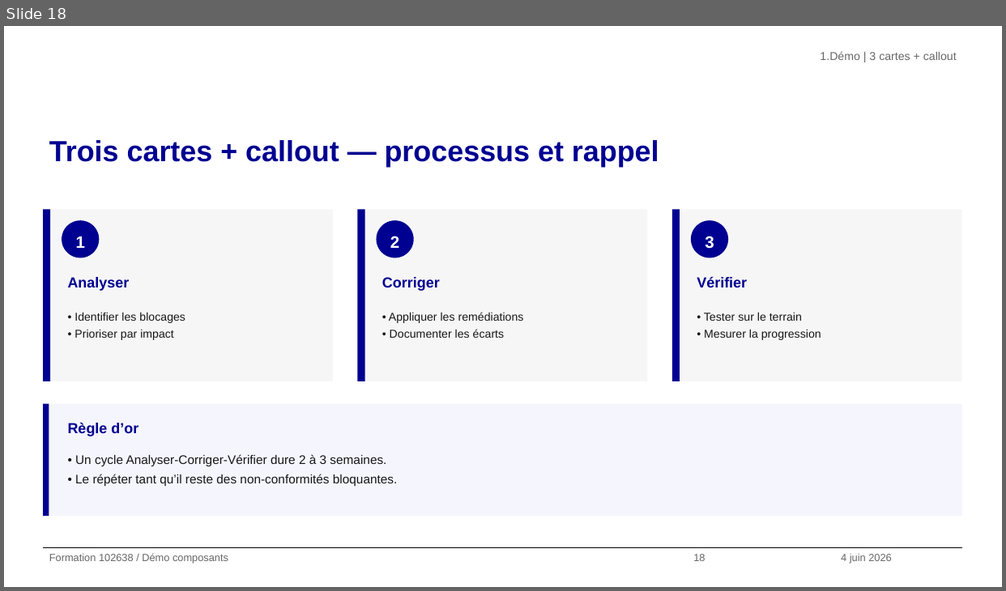
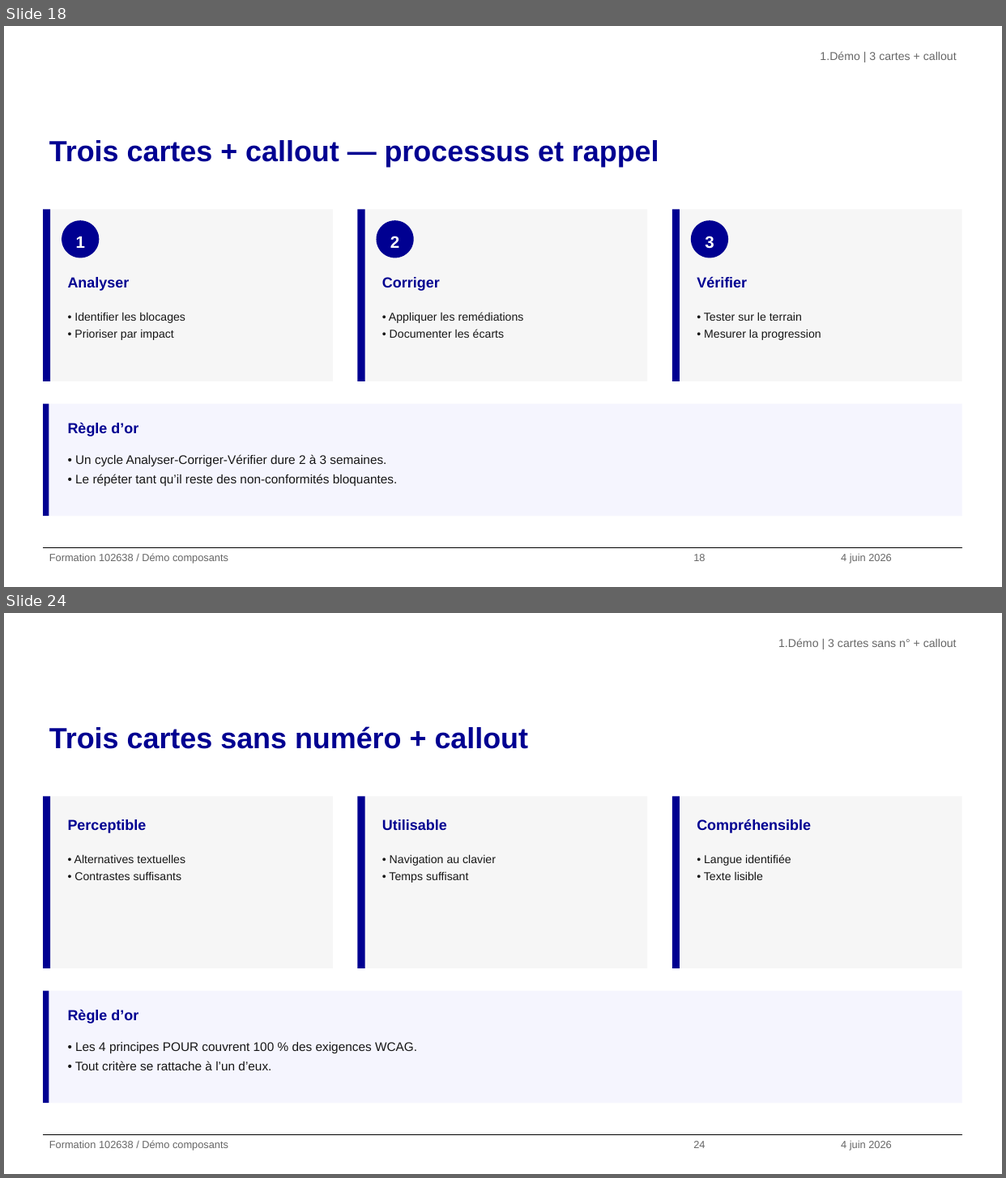
Before and after one commit to alexandra-guiderdoni/usine-fabrication-igpde-102846-ay11, a slide deck: demo-template-dsfr.pptx. Shown one above the other, each under a label of ours: slide 18 before the commit, slides 18 and 24 after it; the slides between them are not shown. The pictures are 1006x591 and 1006x1178 pixels, drawn with LibreOffice and Linux fonts; fonts in the diff are those of the drawing; background and template pictures are left out. Boxes give left, top, right and bottom in pixels: in the first picture for what was removed or moved away, otherwise in the second. Text is boxed around its words. In the diff, an @@ line names an element or a change of style, - is before the commit and + after.

```diff
--- a/demo-template-dsfr.pptx
+++ b/demo-template-dsfr.pptx
@@ slide 24 added at [4, 613, 1002, 1174], background #FFFFFF; not listed: 1 template element that a slide beside it also shows @@
@@ text added at [778, 638, 957, 647], 11 pt, text #666666 @@
+1. Démo | 3 cartes sans n° + callout
@@ title added at [49, 726, 529, 749], 28 pt, text #000091, bold @@
+Trois cartes sans numéro + callout
@@ rectangle added at [43, 796, 50, 969], fill #000091 @@
@@ rectangle added at [50, 796, 333, 969], fill #F6F6F6 @@
@@ rectangle added at [357, 796, 364, 969], fill #000091 @@
@@ rectangle added at [364, 796, 647, 969], fill #F6F6F6 @@
@@ rectangle added at [672, 796, 680, 969], fill #000091 @@
@@ rectangle added at [680, 796, 962, 969], fill #F6F6F6 @@
@@ text added at [68, 820, 147, 833], 14 pt, text #000091, bold @@
+Perceptible
@@ text added at [382, 820, 447, 830], 14 pt, text #000091, bold @@
+Utilisable
@@ text added at [697, 819, 811, 833], 14 pt, text #000091, bold @@
+Compréhensible
@@ text added at [74, 854, 185, 880], 11 pt, text #161616 @@
+• Alternatives textuelles
+• Contrastes suffisants
@@ text added at [389, 854, 496, 883], 11 pt, text #161616 @@
+• Navigation au clavier
+• Temps suffisant
@@ text added at [704, 854, 791, 880], 11 pt, text #161616 @@
+• Langue identifiée
+• Texte lisible
@@ rectangle added at [43, 991, 49, 1103], fill #000091 @@
@@ rectangle added at [49, 991, 962, 1103], fill #F5F5FE @@
@@ text added at [68, 1009, 138, 1024], 14 pt, text #000091, bold @@
+Règle d’or
@@ text added at [75, 1042, 417, 1071], 12 pt, text #161616 @@
+• Les 4 principes POUR couvrent 100 % des exigences WCAG.
+• Tout critère se rattache à l’un d’eux.
@@ text added at [49, 1140, 228, 1151], 10 pt, text #666666 @@
+Formation 102638 / Démo composants
@@ text added at [693, 1141, 705, 1148], 10 pt, text #666666 @@
+24
@@ text added at [841, 1141, 891, 1151], 10 pt, text #666666 @@
+4 juin 2026
```
Also in this commit, not shown: 1 slide changed, 9 other slides added, 2 other files.
